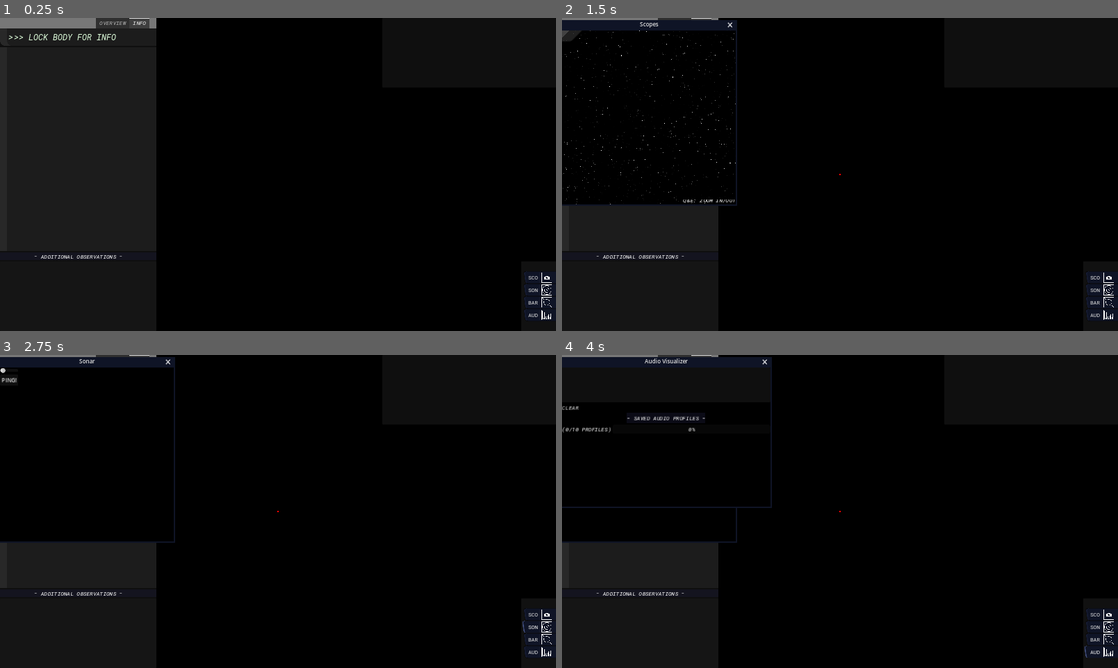
Above: before the commit, frames 1-4 (two rows, left to right).
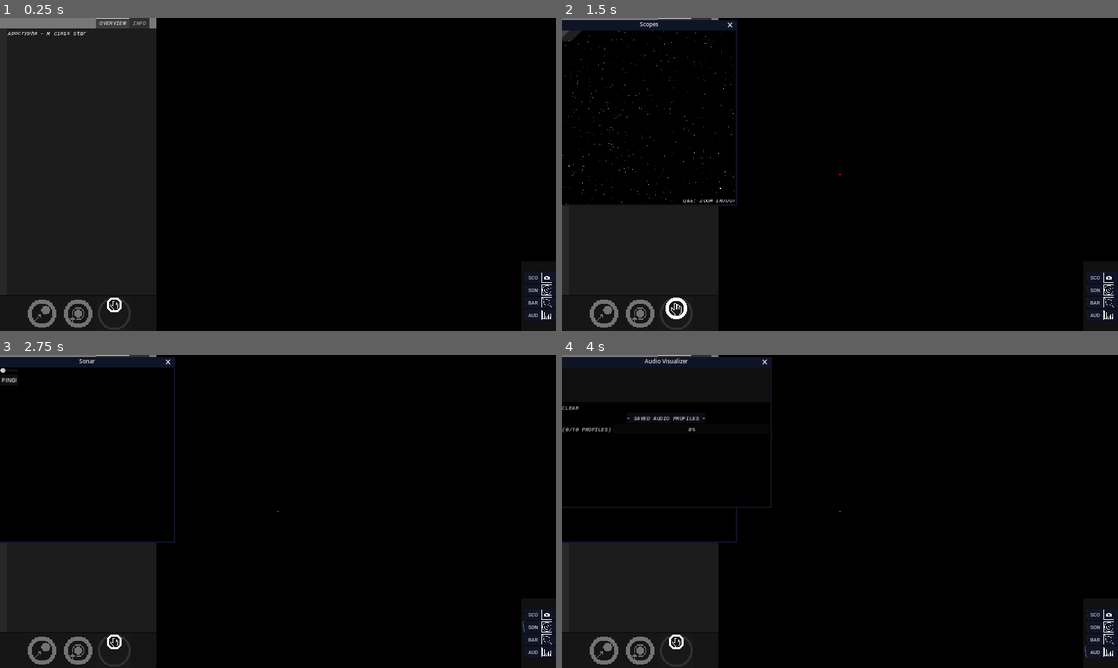
Above: after the commit, the same moments.

Repository: KermitGodFrog/Stellar-Cartography
Game: Godot game, scene res://Scenes/Game Master/gameMaster.tscn
Two runs of this game, one before a commit and one after it. Both use one fixed random seed, a clock stepped at 60 frames per second and the inputs below. Sound files missing from this copy of the repository are replaced by a short silence.
Inputs (mouse positions are in pixels of both pictures, inside the frame that each line leads up to):
- Up to frame 1 (0.25 s): no input
- Up to frame 2 (1.5 s): click "SCO" at 0.5 s; click (678, 312) at 1.27 s
- Up to frame 3 (2.75 s): click "SON" at 2 s
- Up to frame 4 (4 s): click "BAR" at 2.75 s; click "AUD" at 3.5 s

The runs differ from the first frame. In frame 1, 1.0% of the frame differs, in the area x 0-27%, y 0-100%; in frame 2, 1.1%, in the area x 0-32%, y 0-100%; in frame 3, 0.7%; in frame 4, 0.7%.

Commit message:
Minor console changes.

Diff:
--- a/Scenes/System Map/console.gd
+++ b/Scenes/System Map/console.gd
@@ -23,5 +23,6 @@
 				var new_item = add_item(new_item_data[0], null, false)
 				set_item_custom_bg_color(new_item, new_item_data[1])
 				set_item_metadata(new_item, float(new_item_data[2]))
+				set_item_selectable(new_item, false)
 				pending_items.remove_at(0)
 	pass
--- a/Scenes/System Map/system_map.tscn
+++ b/Scenes/System Map/system_map.tscn
@@ -33,6 +33,20 @@
 [sub_resource type="StyleBoxFlat" id="StyleBoxFlat_5sqdb"]
 bg_color = Color(0.0941176, 0.0941176, 0.0941176, 0.415686)
 
+[sub_resource type="StyleBoxEmpty" id="StyleBoxEmpty_lol1i"]
+
+[sub_resource type="StyleBoxEmpty" id="StyleBoxEmpty_r4cqc"]
+
+[sub_resource type="StyleBoxEmpty" id="StyleBoxEmpty_ua8ob"]
+
+[sub_resource type="StyleBoxEmpty" id="StyleBoxEmpty_743cv"]
+
+[sub_resource type="StyleBoxEmpty" id="StyleBoxEmpty_yl66s"]
+
+[sub_resource type="StyleBoxEmpty" id="StyleBoxEmpty_4umr7"]
+
+[sub_resource type="StyleBoxEmpty" id="StyleBoxEmpty_m5crt"]
+
 [node name="system_window" type="Node"]
 
 [node name="system" type="Node2D" parent="."]
@@ -74,7 +88,7 @@
 grow_vertical = 2
 theme = ExtResource("3_djc4s")
 tab_alignment = 2
-current_tab = 2
+current_tab = 1
 script = ExtResource("4_27qwa")
 
 [node name="WARNING" type="ColorRect" parent="system/camera/canvas/control/tabs"]
@@ -96,7 +110,6 @@
 autowrap_mode = 2
 
 [node name="OVERVIEW" type="VBoxContainer" parent="system/camera/canvas/control/tabs"]
-visible = false
 custom_minimum_size = Vector2(450, 850)
 layout_mode = 2
 theme = ExtResource("3_djc4s")
@@ -151,6 +164,7 @@
 expand_icon = true
 
 [node name="INFO" type="VBoxContainer" parent="system/camera/canvas/control/tabs"]
+visible = false
 custom_minimum_size = Vector2(450, 850)
 layout_mode = 2
 theme = ExtResource("3_djc4s")
@@ -249,6 +263,18 @@
 offset_left = -40.0
 offset_bottom = 40.0
 grow_horizontal = 0
+theme_override_colors/font_color = Color(1, 1, 1, 1)
+theme_override_colors/font_hovered_color = Color(1, 1, 1, 1)
+theme_override_colors/font_selected_color = Color(1, 1, 1, 1)
+theme_override_colors/font_outline_color = Color(0, 0, 0, 0)
+theme_override_colors/guide_color = Color(1, 1, 1, 1)
+theme_override_styles/panel = SubResource("StyleBoxEmpty_lol1i")
+theme_override_styles/focus = SubResource("StyleBoxEmpty_r4cqc")
+theme_override_styles/hovered = SubResource("StyleBoxEmpty_ua8ob")
+theme_override_styles/selected = SubResource("StyleBoxEmpty_743cv")
+theme_override_styles/selected_focus = SubResource("StyleBoxEmpty_yl66s")
+theme_override_styles/cursor = SubResource("StyleBoxEmpty_4umr7")
+theme_override_styles/cursor_unfocused = SubResource("StyleBoxEmpty_m5crt")
 script = ExtResource("8_oaj06")
 
 [node name="apps_panel" type="Panel" parent="system/camera/canvas/control"]
Not shown: 1 places in Scenes/System Map/system_map.tscn that only renumber resources
